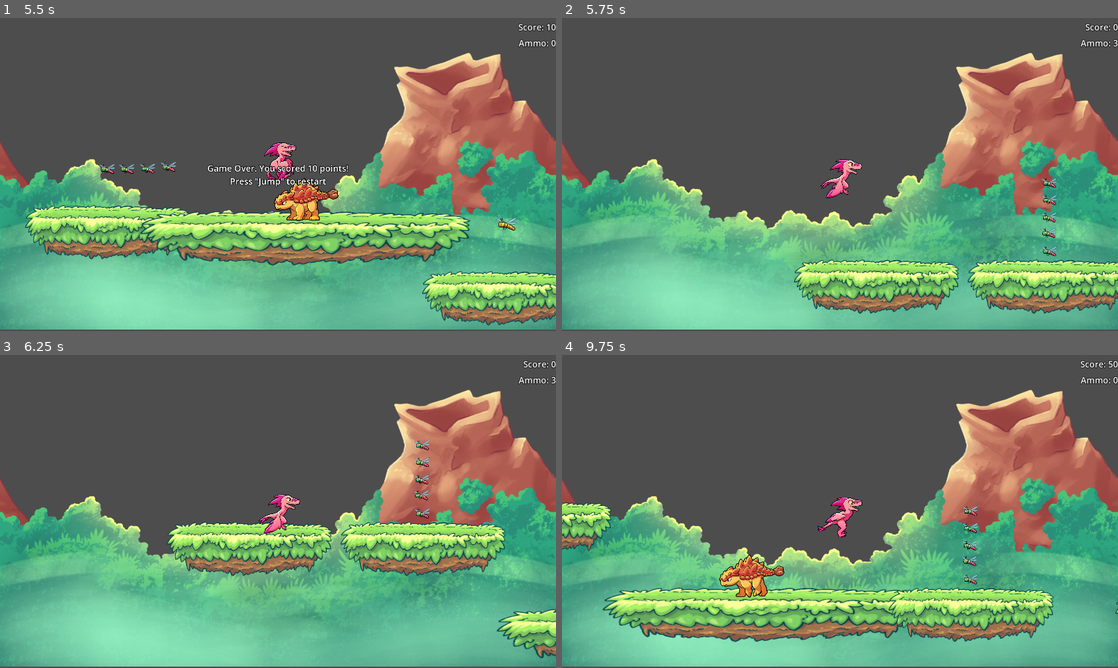
Above: before the commit, frames 1-4 (two rows, left to right).
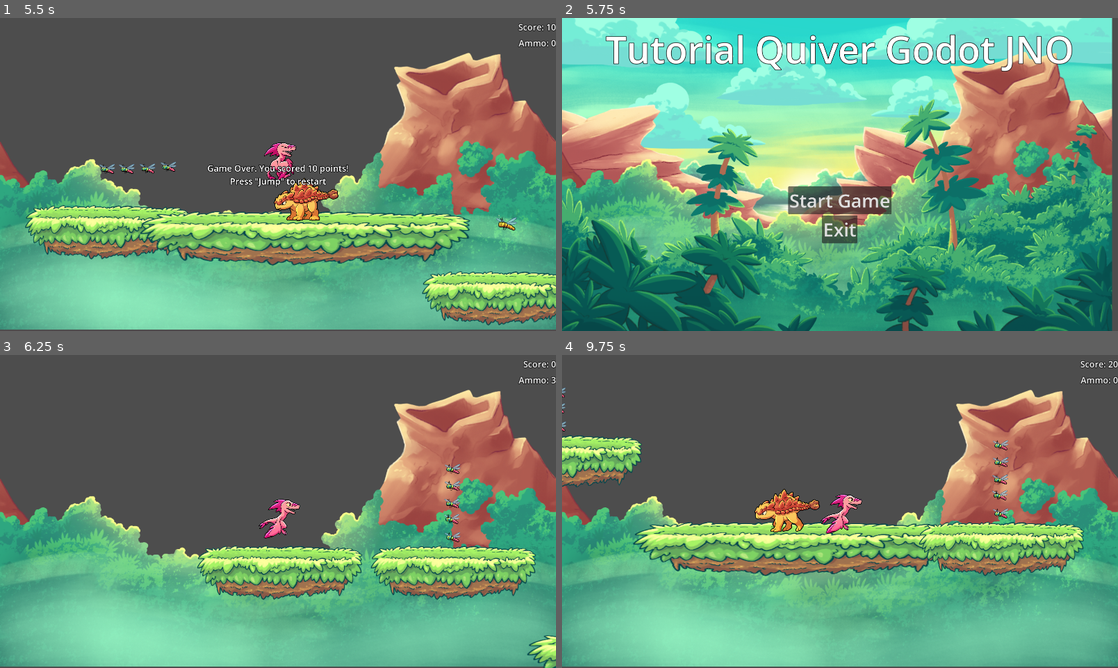
Above: after the commit, the same moments.

Repository: Joselon/TutorialQuiver
Game: Godot game, scene res://scenes/menu.tscn
Same seed, same stepped clock (60 frames per second), same inputs: the game is played once before the commit and once after it.
Inputs (mouse positions are in pixels of both pictures, inside the frame that each line leads up to):
- Up to frame 1 (5.5 s): click "Start Game" at 0.5 s; hold Ctrl (fire) 1.28-2.03 s; tap Space (jump) at 1.52, 1.55, 1.82, 2.1, 2.27, 2.57, 3.05, 3.77, 4.07, 4.35, 4.52, 4.82, 5.27 s; tap Ctrl (fire) at 2.3, 3.6, 5.1 s; hold Ctrl (fire) 2.78-3.53 s
- Up to frame 2 (5.75 s): tap Space (jump) at 5.57 s
- Up to frame 3 (6.25 s): click (278, 536) at 5.75 s, where only the run after the commit has a clickable "Start Game"
- Up to frame 4 (9.75 s): hold Ctrl (fire) 6.53-7.28 s; tap Space (jump) at 6.8, 7.35, 7.52, 7.82, 8.27, 8.3, 8.57, 9.02, 9.32, 9.6 s; tap Ctrl (fire) at 7.55, 8.85 s; hold Ctrl (fire) 8.03-8.78 s

Frame 1 is identical in both runs. In frame 2, 83% of the frame differs, in the area x 0-100%, y 0-100%; in frame 3, 15%; in frame 4, 28%.

Commit message:
AndroidTouchDoubleJump

Diff:
--- a/scenes/main.tscn
+++ b/scenes/main.tscn
@@ -135,9 +135,12 @@
 script = ExtResource("7_ccqda")
 
 [node name="JumpTouchButton" type="TouchScreenButton" parent="HUD/UI/TouchButtons"]
+process_mode = 1
 position = Vector2(425, 560)
 shape = SubResource("RectangleShape2D_858eo")
+passby_press = true
 
 [node name="FireTouchButton" type="TouchScreenButton" parent="HUD/UI/TouchButtons"]
 position = Vector2(1510, 555)
 shape = SubResource("RectangleShape2D_6t0oq")
+passby_press = true
--- a/scripts/PlayArea.gd
+++ b/scripts/PlayArea.gd
@@ -7,10 +7,6 @@
 	self.body_exited.connect(_on_body_exited)
 
 
-# Called every frame. 'delta' is the elapsed time since the previous frame.
-func _process(delta):
-	pass
-
 func _on_body_entered(body):
 	if body.is_in_group("enemy"):
 		body.set_active(true)
--- a/scripts/game.gd
+++ b/scripts/game.gd
@@ -12,6 +12,7 @@
 @onready var player = $"/root/World/Player"
 @onready var ground = $"/root/World/Enviroment/Static/Ground"
 @onready var game_over_label = $"/root/World/HUD/UI/GameOver"
+@onready var jump_button = $"/root/World/HUD/UI/TouchButtons/JumpTouchButton"
 
 
 var plattform = preload("res://scenes/plattform.tscn")
@@ -35,8 +36,8 @@
 #called every frame. 'delta' is elapsed time since the prev
 func _process(delta):
 	if not player.active:
-		if Input.is_action_just_pressed("jump"):
-			get_tree().reload_current_scene()
+		if Input.is_action_just_pressed("jump") or jump_button.is_pressed():
+			get_tree().change_scene_to_file("res://scenes/menu.tscn")
 		return
 
 	if Time.get_ticks_msec() > reset_collectible_pitch_time:
--- a/scripts/player.gd
+++ b/scripts/player.gd
@@ -19,14 +19,18 @@
 
 var projectile = preload("res://scenes/projectile.tscn")
 var active = true
+var enabledJumpButton = true
+var enabledFireButton = true
 var jumps_remaining = 2
 var was_jumping = false
 var jump_pitch = 1.0
 var ammo = 3
 
 func _ready():
-	print("hello world")
 	sprite.animation_finished.connect(_on_animation_finished)
+	jump_button.released.connect(_on_jump_is_realesed)
+	fire_button.released.connect(_on_fire_is_realesed)
+
 
 func _physics_process(delta):
 	velocity.y += gravity * delta
@@ -41,7 +45,8 @@
 			sprite.play("run")
 			jump_pitch = 1.0
 		#handle jumping
-		if (Input.is_action_just_pressed("jump") or jump_button.is_pressed()) and jumps_remaining>0:
+		if (Input.is_action_just_pressed("jump") or (jump_button.is_pressed() and enabledJumpButton)) and jumps_remaining>0:
+			enabledJumpButton = false
 			jumps_remaining -= 1
 			was_jumping = true
 			velocity.y = -jump_power
@@ -57,7 +62,8 @@
 	move_and_slide()
 
 func _input(event):
-	if (event.is_action_pressed("fire") or fire_button.is_pressed()) and ammo > 0 and active == true:
+	if (event.is_action_pressed("fire") or (fire_button.is_pressed() and enabledFireButton)) and ammo > 0 and active == true:
+		enabledFireButton = false
 		var projectile_instance = projectile.instantiate()
 		projectile_instance.position = projectile_position.global_position
 		game.add_child(projectile_instance)
@@ -69,6 +75,12 @@
 	if sprite.animation == "shoot":
 		sprite.play("run")
 
+func _on_jump_is_realesed():
+	enabledJumpButton = true
+
+func _on_fire_is_realesed():
+	enabledFireButton = true
+
 func add_ammo(amount):
 	ammo += amount
 
Not shown, changed: export_presets.cfg
